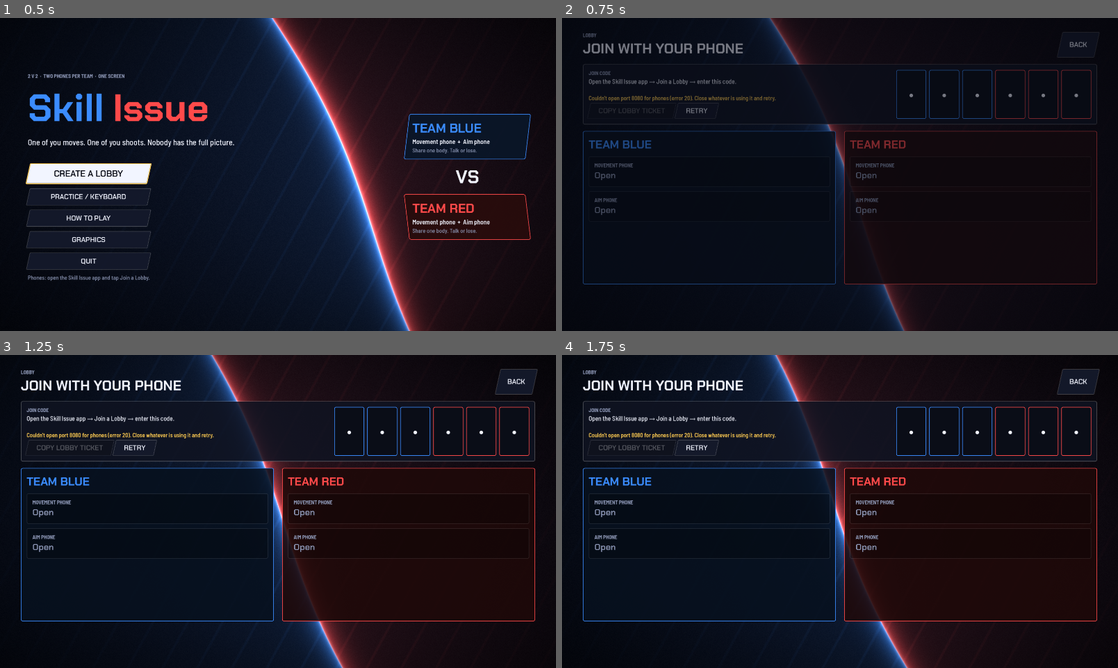
Above: before the commit, frames 1-4 (two rows, left to right).
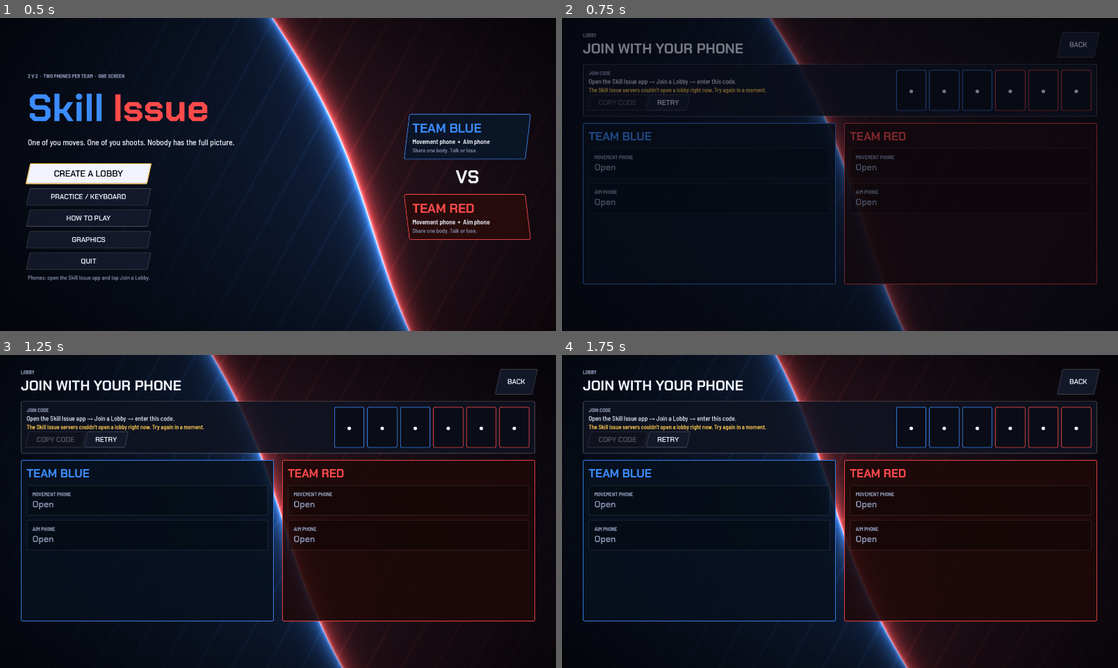
Above: after the commit, the same moments.

Repository: Ryan-M-Smith/SkillIssue
Game: Godot game, scene res://ui/main_menu.tscn
The game is run twice, just before and just after one commit, with the same random seed, the same clock (stepped at 60 frames per second) and the same inputs.
Inputs (mouse positions are in pixels of both pictures, inside the frame that each line leads up to):
- Up to frame 1 (0.5 s): no input
- Up to frame 2 (0.75 s): tap Enter (ui_accept) at 0.5 s; move the mouse to (962, 158) at 0.52 s; hold D (ui_right) from 0.53 s (still down); click (962, 158) at 0.6 s
- Up to frame 3 (1.25 s): keep holding D (ui_right); tap Enter (ui_accept) at 0.77 s
- Up to frame 4 (1.75 s): release D (ui_right) at 1.25 s; click "RETRY" at 1.25 s

Frame 1 is identical in both runs. In frame 2, 3.0% of the frame differs, in the area x 3-97%, y 22-63%; in frame 3, 5.1%; in frame 4, 5.1%.

Commit message:
Join by code through the relay only; full-screen phone backgrounds
Game lobby:
- Show only the six-character code; Copy Code copies just the code. No
  ws:// / wss:// address or lobby ticket on screen (also not while
  connecting).
- No local fallback: if the relay service can't open a lobby, say why and
  offer Retry, since phones only look on the relay.

Phone app:
- Joining takes the code only and connects to the relay found through the
  control plane (or EXPO_PUBLIC_GAME_SERVER). No LAN fallback, no lobby
  tickets or server URLs. App links carry just the code.
- Settings' address field is now only for Practice's debug stream.
- The red/blue backdrop reaches past the safe-area padding to the screen
  edges (camera cutout, home indicator), so the app no longer looks boxed in;
  controls still stay inside the safe area.

Docs updated to match.

Diff:
--- a/apps/game/scripts/game_session.gd
+++ b/apps/game/scripts/game_session.gd
@@ -82,10 +82,13 @@
 	return NetworkClient.send_message("start_game")
 
 
-## Opens a lobby on the server inside this game (LobbyServer) and hosts it. The server
-## replies with the join code (`registered`). Await it; check `pairing_code`.
-## With `-- --server=ws://...`, or when another server already holds the port, the game
-## connects to that server over WebSocket instead.
+## Opens a lobby on the Skill Issue relay: asks the control plane (network/control_plane_url)
+## for a game, then connects to it. Phones find the same relay and join with the code.
+## The server replies with the join code (`registered`). Await it; check `pairing_code`.
+## No local fallback: phones only look on the relay, so a lobby hosted here couldn't be
+## joined. On failure, `server_error` says why and the lobby screen offers Retry.
+## For development: `-- --server=ws://...` connects to a given server; clearing the control
+## plane setting hosts the lobby inside this game (LobbyServer).
 func create_lobby() -> void:
 	var override := NetworkClient.configured_override()
 	if not override.is_empty():
@@ -96,7 +99,7 @@
 		var provisioned := await _provision_game(control_plane)
 		if not provisioned.is_empty():
 			NetworkClient.connect_to_server(provisioned)
-			return
+		return
 	await LobbyServer.ensure_running()
 	if LobbyServer.is_local():
 		NetworkClient.connect_local()
@@ -113,16 +116,16 @@
 	var request_error := request.request(endpoint, ["Content-Type: application/json"], HTTPClient.METHOD_POST, "{}")
 	if request_error != OK:
 		request.queue_free()
-		server_error.emit("Could not reach the game control plane (%d)." % request_error)
+		server_error.emit("Can't reach the Skill Issue servers (error %d). Check the internet connection, then Retry." % request_error)
 		return ""
 	var result: Array = await request.request_completed
 	request.queue_free()
 	if result.size() < 4 or int(result[1]) < 200 or int(result[1]) >= 300:
-		server_error.emit("The game control plane could not create a session.")
+		server_error.emit("The Skill Issue servers couldn't open a lobby right now. Try again in a moment.")
 		return ""
 	var payload: Variant = JSON.parse_string((result[3] as PackedByteArray).get_string_from_utf8())
 	if typeof(payload) != TYPE_DICTIONARY or typeof(payload.get("websocketUrl")) != TYPE_STRING:
-		server_error.emit("The game control plane returned an invalid session.")
+		server_error.emit("The Skill Issue servers sent an unexpected reply. Try again in a moment.")
 		return ""
 	return str(payload.websocketUrl)
 
--- a/apps/game/scripts/network/lobby_server.gd
+++ b/apps/game/scripts/network/lobby_server.gd
@@ -91,16 +91,6 @@
 	var sorted := Array(urls)
 	sorted.sort_custom(func(a, b): return rank.call(a) < rank.call(b))
 	return PackedStringArray(sorted)
-
-
-## One value a phone can paste: the LAN address and lobby code travel together.
-func join_ticket(code: String = "") -> String:
-	var urls := lan_urls()
-	if urls.is_empty():
-		return ""
-	if code.is_empty() and _session != null:
-		code = str(_session.pairingCode)
-	return "%s/%s" % [urls[0].trim_prefix("ws://"), code]
 
 
 ## Starts listening if it isn't already. If something else holds the port (say, the Node
--- a/apps/game/ui/lobby.gd
+++ b/apps/game/ui/lobby.gd
@@ -8,8 +8,8 @@
 const COUNTDOWN := 3
 
 var _status: Label
+var _error := ""          # why the lobby couldn't open; shown until Retry
 var _code_row: HBoxContainer
-var _address: Label
 var _slots := {}          # "team:role" -> {"panel", "name", "badge"}
 var _waiting: Label
 var _footer: Label
@@ -43,6 +43,7 @@
 
 
 func _open_lobby() -> void:
+	_error = ""
 	_retry.visible = false
 	_refresh()
 	await GameSession.create_lobby()
@@ -86,13 +87,10 @@
 	code_text.alignment = BoxContainer.ALIGNMENT_CENTER
 	code_text.add_child(UiKit.eyebrow("Join code"))
 	code_text.add_child(UiKit.label("Open the Skill Issue app → Join a Lobby → enter this code.", 22))
-	_address = UiKit.label("", 20, UiKit.BODY, UiKit.MUTED)
-	_address.autowrap_mode = TextServer.AUTOWRAP_WORD_SMART
-	code_text.add_child(_address)
-	_copy_ticket = UiKit.button("COPY LOBBY TICKET")
+	_copy_ticket = UiKit.button("COPY CODE")
 	_copy_ticket.pressed.connect(func():
-		DisplayServer.clipboard_set(_join_ticket())
-		_status.text = "Ticket copied. Paste it into Join a Lobby on your phone.")
+		DisplayServer.clipboard_set(GameSession.pairing_code)
+		_status.text = "Code copied.")
 	_status = UiKit.label("", 20, UiKit.BODY_SEMI, UiKit.GOLD)
 	_status.autowrap_mode = TextServer.AUTOWRAP_WORD_SMART
 	code_text.add_child(_status)
@@ -164,15 +162,16 @@
 	if LobbyServer.state == "failed":
 		_status.text = LobbyServer.message
 		_retry.visible = true
+	elif not server_ok and not _error.is_empty():
+		_status.text = _error
+		_retry.visible = true
 	elif not server_ok:
-		_status.text = "Connecting to %s…" % NetworkClient.url if not NetworkClient.url.is_empty() else "Opening the lobby…"
+		_status.text = "Connecting to the Skill Issue servers…"
 	elif GameSession.pairing_code.is_empty():
 		_status.text = "Opening the lobby…"
 	else:
 		_status.text = ""
 		_retry.visible = false
-	var ticket_note := "Use this ticket on each phone." if not NetworkClient.is_local() else "Same Wi-Fi. Paste this ticket to connect without a server address."
-	_address.text = "Lobby ticket: %s\n%s" % [_join_ticket(), ticket_note] if server_ok else ""
 	_copy_ticket.disabled = not server_ok or GameSession.pairing_code.is_empty()
 
 	var waiting := PackedStringArray()
@@ -235,23 +234,13 @@
 		s.panel.add_theme_stylebox_override("panel", UiKit.panel_box(Color(c.r, c.g, c.b, 0.5), Color(0, 0, 0, 0.3)))
 
 
-func _phone_address() -> String:
-	var urls := LobbyServer.lan_urls()
-	return urls[0] if not urls.is_empty() else LobbyServer.server_url()
-
-
-func _join_ticket() -> String:
-	var url := NetworkClient.url.trim_suffix("/")
-	if NetworkClient.is_local() or url.begins_with("ws://127.") or url.begins_with("ws://localhost:") or url.begins_with("ws://[::1]:"):
-		return LobbyServer.join_ticket(GameSession.pairing_code)
-	return "%s%scode=%s" % [url, "&" if url.contains("?") else "?", GameSession.pairing_code]
-
-
 func _on_server_status() -> void:
 	_refresh()
 
 
 func _on_server_error(error: String) -> void:
+	if not NetworkClient.is_connected_to_server():
+		_error = error
 	_status.text = error
 	_retry.visible = not NetworkClient.is_connected_to_server()
 
Not shown, changed: README.md
Not shown, changed: apps/companion/README.md
Not shown, removed: apps/companion/src/lib/net/find-lobby.ts
Not shown, removed: apps/companion/src/lib/net/join-ticket.ts
Not shown, added: apps/companion/src/lib/net/lobby-code.ts
Not shown, added: apps/companion/src/lib/net/relay.ts
Not shown, changed: apps/companion/src/screens/phone-app.tsx
Not shown, changed: apps/companion/src/screens/phone/enter-code.tsx
Not shown, changed: apps/companion/src/screens/phone/kit.tsx
Not shown, changed: apps/companion/src/screens/phone/main-menu.tsx
Not shown, removed: apps/companion/tests/find-lobby.test.mts
Not shown, changed: apps/companion/tests/lobby-client.test.mts
(and 2 more such lines)
